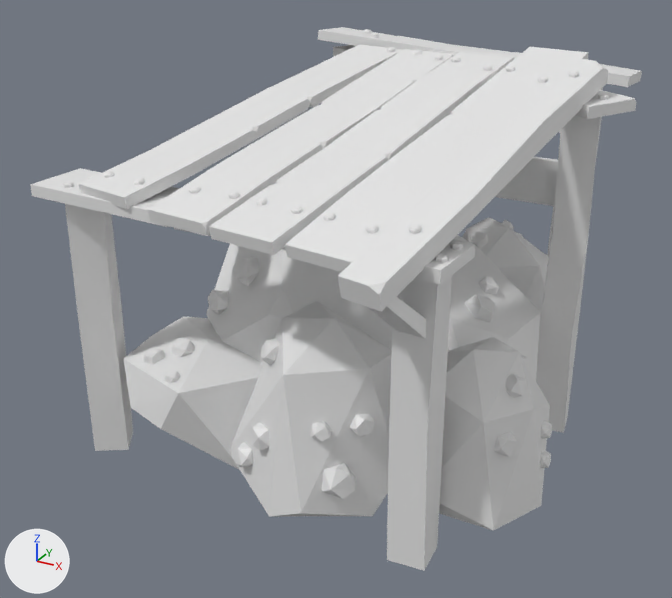
A saved change to the FBX model Assets/Models/_Gold/GoldMine.fbx.
Rendered twice from a 50 mm camera at (3.42, -6.86, 4.45) aimed at (-0.24, -0.2, 1.12). Lighting does not change. The marker at lower left points along +X, +Y and +Z. The picture after the commit comes second. Where no turn or scale is listed for an object, it has been applied to the vertices. Vertices at exactly the same position are counted once.

The first picture shows 'GoldOre'.
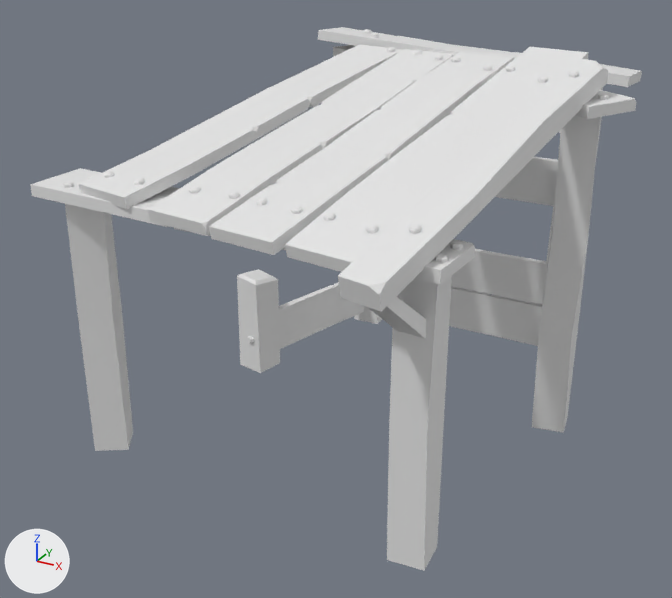
What differs and where, as boxes [x1, y1, x2, y2] in the pictures (672 x 598 px):
part 1 of me_cube_021, deleted
    before: [123, 217, 552, 531]

What changed in the scene script:
```text
Change me_cube_021:
    used by ob_goldore; location = (0.0, 0.0, 0.0)
    remove me_cube_021.from_pydata(...)  # 1806 vertices, 1911 faces; spans x -2.17..1.93, y -2.35..2.5, z -0.15..3.2
    add me_cube_021.from_pydata(...)  # 1182 vertices, 903 faces; spans x -2.17..1.93, y -2.35..2.5, z -0.15..3.2
    me_cube_021 part 1: 48 loose pieces with 624 vertices, spanning x -1.76..1.93, y -1.95..1.97, z -0.01..1.97, are deleted
```
